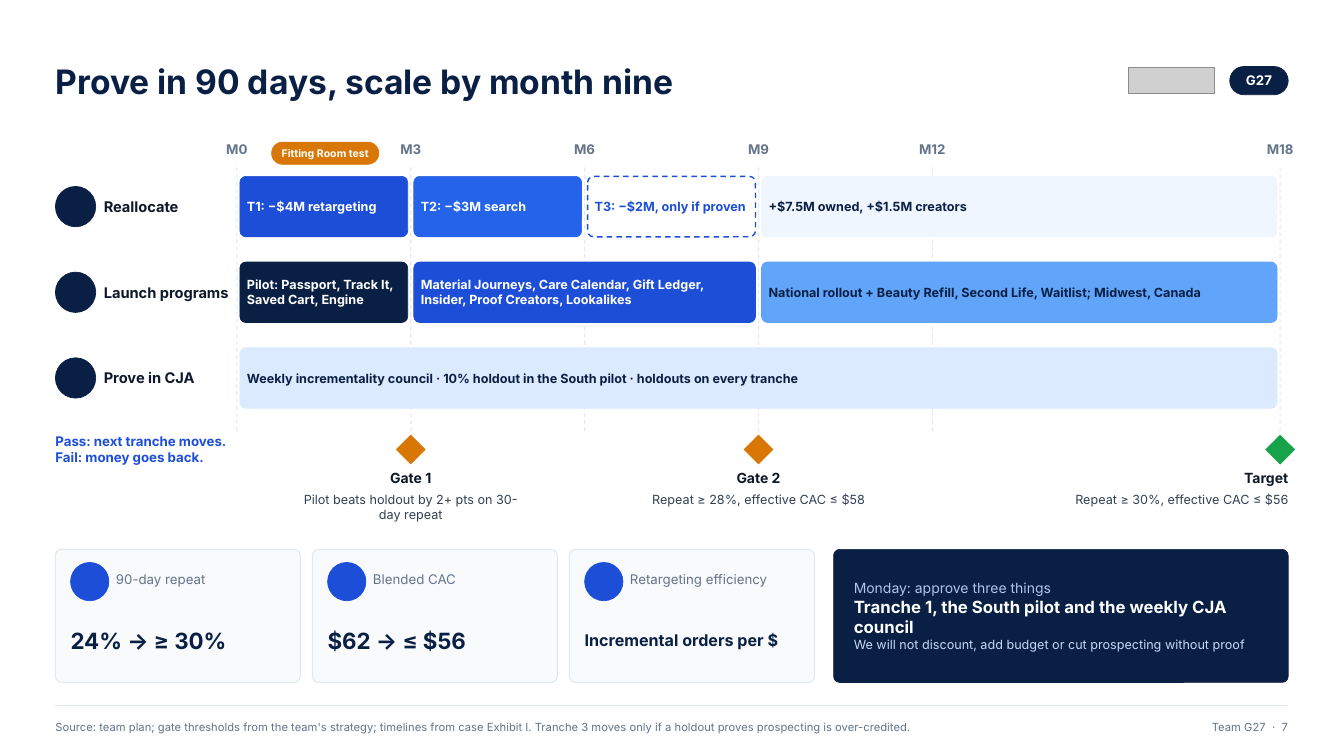
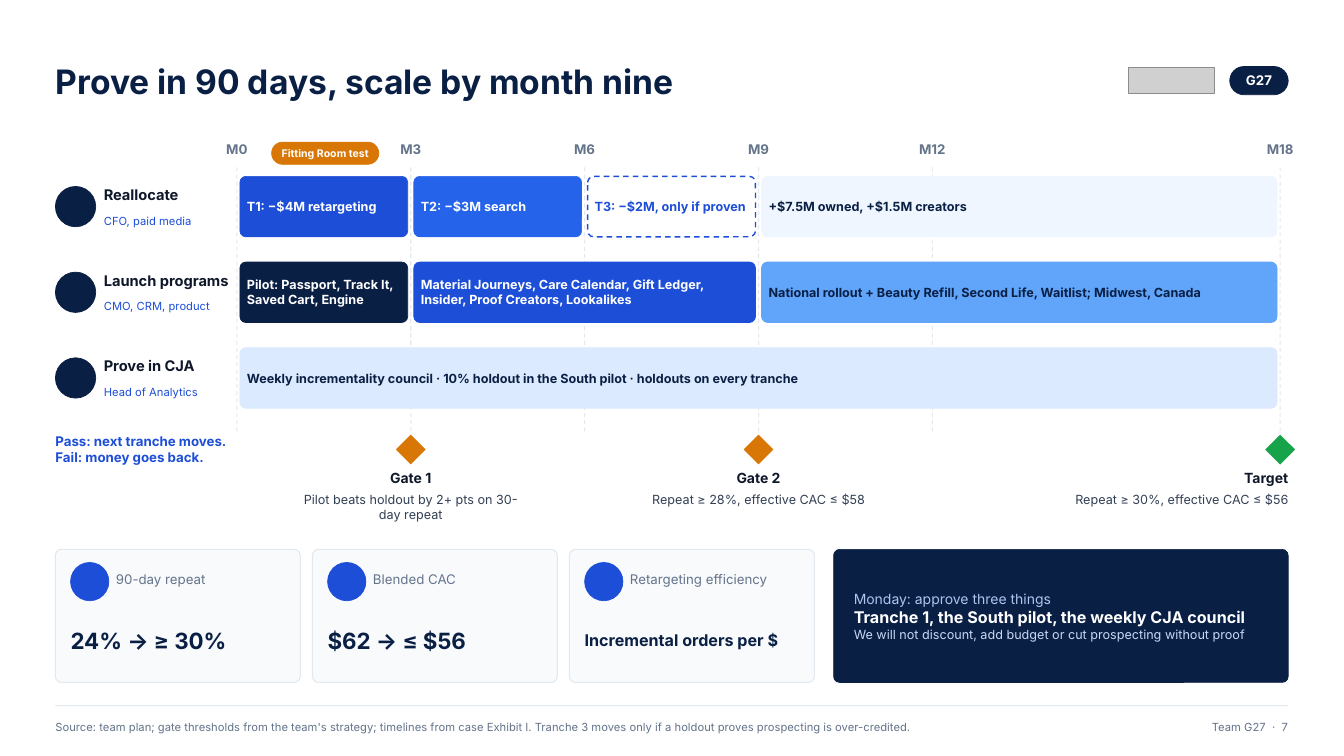
Before and after one commit to ANNYM25/Quince, a slide deck: slide 7 of deck/Team G27.pptx. Drawn at 1344x756 pixels with LibreOffice and Linux fonts; fonts in the diff are those of the drawing; grey boxes stand for pictures; background and template pictures are left out. Boxes give left, top, right and bottom in pixels: in the first picture for what was removed or moved away, otherwise in the second. Text is boxed around its words. In the diff, an @@ line names an element or a change of style, - is before the commit and + after.

```diff
--- a/deck/Team G27.pptx
+++ b/deck/Team G27.pptx
@@ text "Reallocate": place and size @@
-text "Reallocate" at [104, 201, 179, 212]
+text "Reallocate" at [104, 189, 179, 200]
@@ text added at [104, 216, 191, 228], 8 pt, text #1D4ED8 @@
+CFO, paid media
@@ text "Launch programs": place and size @@
-text "Launch programs" at [104, 287, 229, 301]
+text "Launch programs" at [104, 275, 229, 289]
@@ text added at [104, 301, 210, 313], 8 pt, text #1D4ED8 @@
+CMO, CRM, product
@@ text "Prove in CJA": place and size @@
-text "Prove in CJA" at [104, 372, 195, 383]
+text "Prove in CJA" at [104, 360, 195, 371]
@@ text added at [104, 387, 198, 399], 8 pt, text #1D4ED8 @@
+Head of Analytics
@@ text at [854, 610, 1245, 627]: text changed; size 12 to 11.5 pt @@
-Tranche 1, the South pilot and the weekly CJA council
+Tranche 1, the South pilot, the weekly CJA council
```
Also in this commit, not shown: 4 other slides changed, 1 slide added, 16 slides removed, 3 other files.
